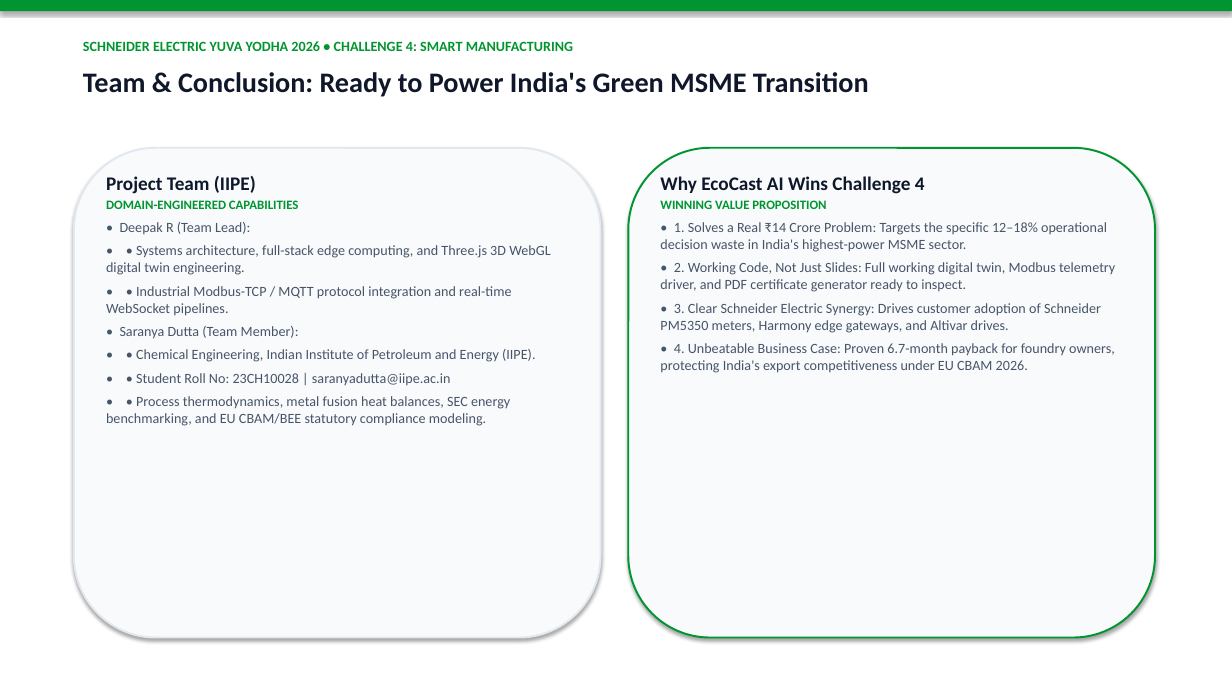
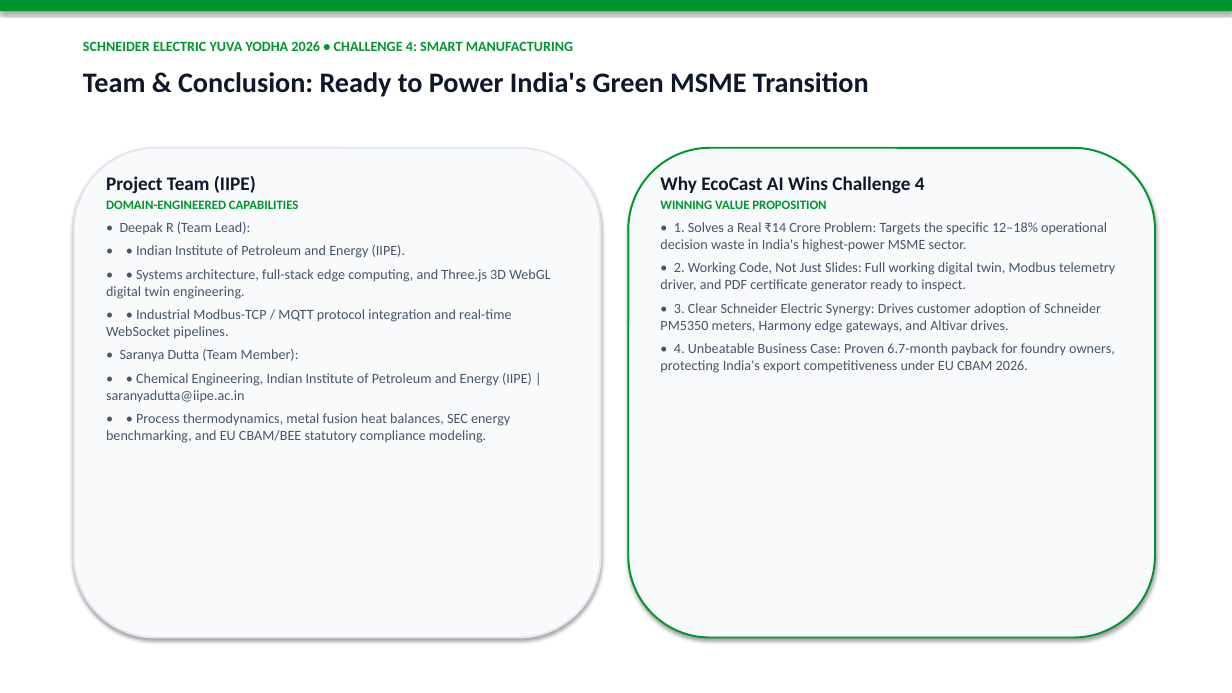
Before and after one commit to Arkz-Deepak/yuva-yodha-hackathon, a slide deck: slide 12 of docs/EcoCast_AI_Yuva_Yodha_Presentation.pptx. Drawn at 1232x693 pixels with LibreOffice and Linux fonts; fonts in the diff are those of the drawing. Boxes give left, top, right and bottom in pixels: in the first picture for what was removed or moved away, otherwise in the second. Text is boxed around its words. In the diff, an @@ line names an element or a change of style, - is before the commit and + after.

Commit message:
refactor(currency&team): convert all tariff protection metrics to Indian Rupees (INR) and add IIPE college to Deepak R, remove roll number

```diff
--- a/docs/EcoCast_AI_Yuva_Yodha_Presentation.pptx
+++ b/docs/EcoCast_AI_Yuva_Yodha_Presentation.pptx
@@ text at (136,245,405,258): paragraph added @@
+• • Indian Institute of Petroleum and Energy (IIPE).
@@ text at (106,373,532,402): text changed @@
-• • Chemical Engineering, Indian Institute of Petroleum and Energy (IIPE).
-• • Student Roll No: 23CH10028 | saranyadutta@iipe.ac.in
+• • Chemical Engineering, Indian Institute of Petroleum and Energy (IIPE) | saranyadutta@iipe.ac.in
```
Also in this commit, not shown: 2 other slides changed, 10 other files.
